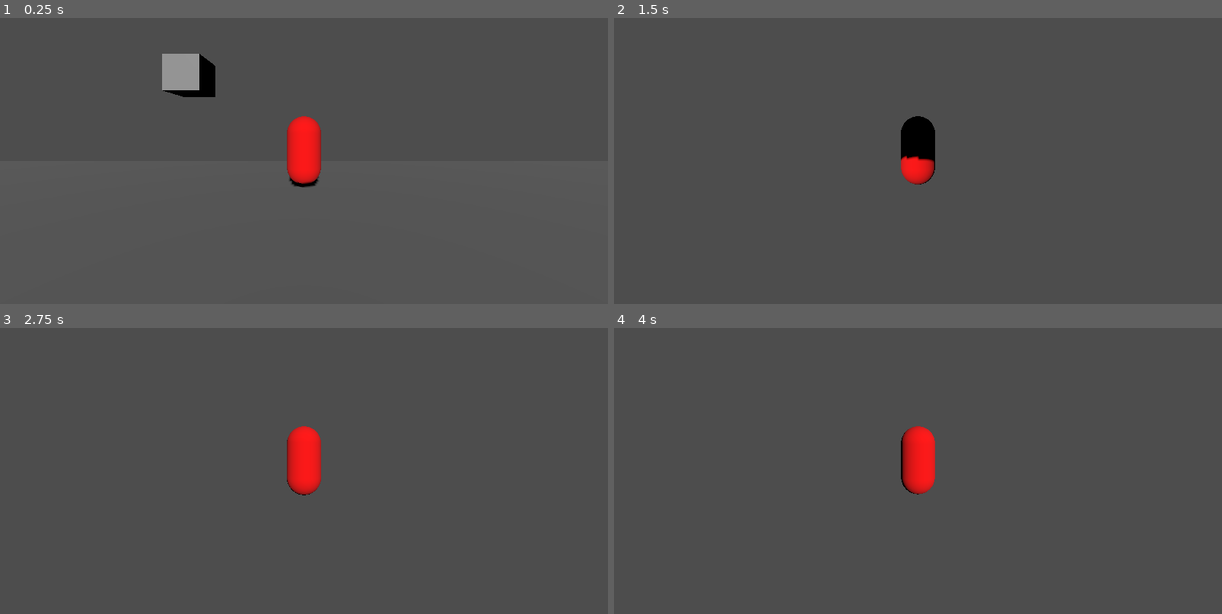
Above: before the commit, frames 1-4 (two rows, left to right).
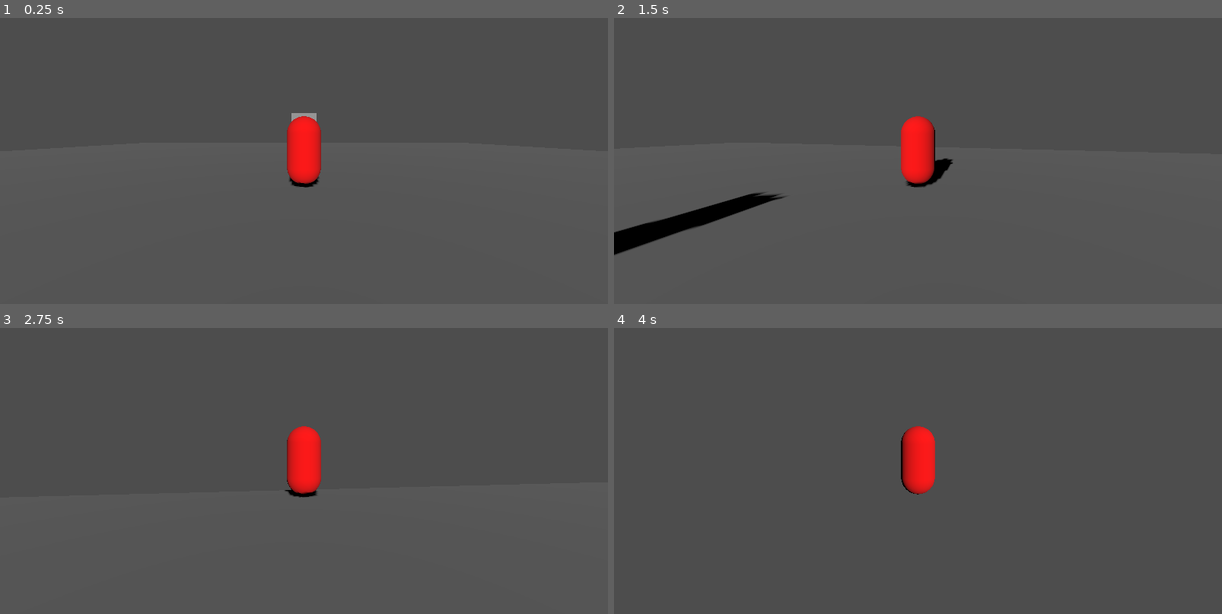
Above: after the commit, the same moments.

Repository: ZweiEuro/high_perf_cg
Game: Godot game, scene res://main_scene.tscn
Two runs of this game, one before a commit and one after it. Both use one fixed random seed, a clock stepped at 60 frames per second and the inputs below.
Inputs (mouse positions are in pixels of both pictures, inside the frame that each line leads up to):
- Up to frame 1 (0.25 s): no input
- Up to frame 2 (1.5 s): tap Enter at 0.5 s; move the mouse to (948, 132) at 0.52 s; hold W (Player Forward) from 0.53 s (still down); tap Shift (Dash) at 0.6, 1.35 s; tap Space (Player jump) at 0.77 s; move the mouse to (887, 135) at 1.27 s
- Up to frame 3 (2.75 s): keep holding W (Player Forward); tap Space (Player jump) at 1.52, 2 s; move the mouse to (316, 436) at 2.02 s; tap Shift (Dash) at 2.1 s
- Up to frame 4 (4 s): keep holding W (Player Forward); move the mouse to (911, 448) at 2.77 s; tap Shift (Dash) at 2.85, 3.6 s; tap Space (Player jump) at 3.02, 3.77 s; move the mouse to (960, 448) at 3.52 s

The runs differ from the first frame. In frame 1, 1.3% of the frame differs, in the area x 26-53%, y 12-60%; in frame 2, 2.6%, in the area x 0-56%, y 34-83%; in frame 3, less than 0.1%; in frame 4, less than 0.1%.

Commit message:
Working collision and slightly better walls ?

Diff:
--- /dev/null
+++ b/gameObjects/objects/Box.tscn
@@ -0,0 +1,18 @@
+[gd_scene load_steps=4 format=3 uid="uid://w4utvnmipwxv"]
+
+[sub_resource type="PhysicsMaterial" id="PhysicsMaterial_n3bpb"]
+
+[sub_resource type="BoxMesh" id="BoxMesh_5r8nd"]
+
+[sub_resource type="BoxShape3D" id="BoxShape3D_w36os"]
+
+[node name="Box" type="StaticBody3D"]
+physics_material_override = SubResource("PhysicsMaterial_n3bpb")
+
+[node name="FloorMesh" type="MeshInstance3D" parent="."]
+transform = Transform3D(1, 0, 0, 0, 1, 0, 0, 0, 1, 0, 0, 0)
+mesh = SubResource("BoxMesh_5r8nd")
+
+[node name="CollisionShape3D" type="CollisionShape3D" parent="."]
+transform = Transform3D(1, 0, 0, 0, 1, 0, 0, 0, 1, 0, 0, 0)
+shape = SubResource("BoxShape3D_w36os")
--- /dev/null
+++ b/gameObjects/objects/Flat.tscn
@@ -0,0 +1,19 @@
+[gd_scene load_steps=4 format=3 uid="uid://dxs7cwpwtxhba"]
+
+[sub_resource type="PhysicsMaterial" id="PhysicsMaterial_n3bpb"]
+
+[sub_resource type="QuadMesh" id="QuadMesh_cc6qa"]
+
+[sub_resource type="BoxShape3D" id="BoxShape3D_blfw4"]
+size = Vector3(1, 0, 1)
+
+[node name="Flat" type="StaticBody3D"]
+transform = Transform3D(10, 0, 0, 0, 10, 0, 0, 0, 10, 0, 0, 0)
+physics_material_override = SubResource("PhysicsMaterial_n3bpb")
+
+[node name="FloorMesh" type="MeshInstance3D" parent="."]
+transform = Transform3D(1, 0, 0, 0, -4.37114e-08, 1, 0, -1, -4.37114e-08, 0, 0, 0)
+mesh = SubResource("QuadMesh_cc6qa")
+
+[node name="CollisionShape3D" type="CollisionShape3D" parent="."]
+shape = SubResource("BoxShape3D_blfw4")
--- a/gameObjects/Player.tscn
+++ b/gameObjects/player/Player.tscn
@@ -1,9 +1,9 @@
 [gd_scene load_steps=10 format=3 uid="uid://dutcdtdc0ygky"]
 
-[ext_resource type="Script" path="res://gameObjects/scripts/PlayerMovement.gd" id="2_w2um5"]
-[ext_resource type="Shader" path="res://gameObjects/player.gdshader" id="2_xp7a0"]
-[ext_resource type="Shader" path="res://gameObjects/dustParticles.gdshader" id="3_hk4tg"]
-[ext_resource type="Script" path="res://gameObjects/scripts/CameraMovement.gd" id="3_ub28p"]
+[ext_resource type="Script" path="res://gameObjects/player/scripts/PlayerMovement.gd" id="2_w2um5"]
+[ext_resource type="Shader" path="res://gameObjects/player/player.gdshader" id="2_xp7a0"]
+[ext_resource type="Shader" path="res://gameObjects/player/dustParticles.gdshader" id="3_hk4tg"]
+[ext_resource type="Script" path="res://gameObjects/player/scripts/CameraMovement.gd" id="3_ub28p"]
 
 [sub_resource type="CapsuleShape3D" id="CapsuleShape3D_3rsb5"]
 
@@ -41,7 +41,7 @@
 transform = Transform3D(1, 0, 0, 0, 1, 0, 0, 0, 1, 0, 0.167882, 0.540837)
 emitting = false
 amount = 15
-lifetime = 0.32
+lifetime = 0.3
 one_shot = true
 explosiveness = 1.0
 lifetime_randomness = 1.0
--- a/gameObjects/dustParticles.gdshader
+++ b/gameObjects/player/dustParticles.gdshader
@@ -8,6 +8,7 @@
 	// Called for every pixel the material is visible on.
 
 	  	ALBEDO.rgb *= COLOR.rgb;
+		ALPHA = COLOR.a;
 
 }
 
--- a/gameObjects/scripts/PlayerMovement.gd
+++ b/gameObjects/player/scripts/PlayerMovement.gd
@@ -9,9 +9,10 @@
 var gravity = ProjectSettings.get_setting("physics/3d/default_gravity")
 
 var dash_charges = 3
-var dash_velocity = 50
-var dash_duration = 0.5    # how long the dash should be eased over in seconds
-var timestamp_last_dash = 0.0 # the last time dash was pushed
+var dash_velocity: float = 50
+var dash_duration: float = 0.5    # how long the dash should be eased over in seconds
+var dash_cooldown: float = 5.0;
+var timestamp_last_dash: float = 0.0 # the last time dash was pushed
 
 
 var parent
@@ -35,6 +36,7 @@
 func _process(delta):
 	# set parent position to equal CharacterBody position every frame
 	parent.position = position
+	pass
 
 # from https://easings.net/#easeOutExpo
 func easeOutExpo(x: float)-> float:
@@ -73,8 +75,9 @@
 		var now_ticks_in_s = Time.get_ticks_msec() / 1000.0;
 
 		if Input.is_action_just_pressed("Dash"):
-			timestamp_last_dash = now_ticks_in_s
-			$"DustParticleSpawner".emitting = true
+			if timestamp_last_dash == 0 || (now_ticks_in_s - timestamp_last_dash)  > dash_cooldown:
+				timestamp_last_dash = now_ticks_in_s
+				$"DustParticleSpawner".emitting = true
 
 		var time_since_dash_start = now_ticks_in_s - timestamp_last_dash
 
--- a/main_scene.tscn
+++ b/main_scene.tscn
@@ -1,50 +1,19 @@
-[gd_scene load_steps=7 format=3 uid="uid://fvbbvkl5ed7t"]
+[gd_scene load_steps=4 format=3 uid="uid://fvbbvkl5ed7t"]
 
-[ext_resource type="PackedScene" uid="uid://dutcdtdc0ygky" path="res://gameObjects/Player.tscn" id="1_65sxl"]
-
-[sub_resource type="PhysicsMaterial" id="PhysicsMaterial_n3bpb"]
-
-[sub_resource type="BoxShape3D" id="BoxShape3D_6yj83"]
-size = Vector3(1000, 1, 10)
-
-[sub_resource type="BoxMesh" id="BoxMesh_qkvim"]
-size = Vector3(1000, 1, 10)
-
-[sub_resource type="BoxShape3D" id="BoxShape3D_3h7ss"]
-
-[sub_resource type="BoxMesh" id="BoxMesh_nmq5q"]
+[ext_resource type="PackedScene" uid="uid://dutcdtdc0ygky" path="res://gameObjects/player/Player.tscn" id="1_65sxl"]
+[ext_resource type="PackedScene" uid="uid://w4utvnmipwxv" path="res://gameObjects/objects/Box.tscn" id="2_8jwoa"]
+[ext_resource type="PackedScene" uid="uid://dxs7cwpwtxhba" path="res://gameObjects/objects/Flat.tscn" id="3_xs5ph"]
 
 [node name="Main Scene" type="Node3D"]
 
-[node name="Floor" type="RigidBody3D" parent="."]
-axis_lock_linear_x = true
-axis_lock_linear_y = true
-axis_lock_linear_z = true
-axis_lock_angular_x = true
-axis_lock_angular_y = true
-axis_lock_angular_z = true
-physics_material_override = SubResource("PhysicsMaterial_n3bpb")
-
-[node name="FloorColl" type="CollisionShape3D" parent="Floor"]
-shape = SubResource("BoxShape3D_6yj83")
-
-[node name="FloorMesh" type="MeshInstance3D" parent="Floor/FloorColl"]
-mesh = SubResource("BoxMesh_qkvim")
-skeleton = NodePath("../..")
-
 [node name="DirectionalLight3D" type="DirectionalLight3D" parent="."]
-transform = Transform3D(0.989124, -0.147084, -4.44089e-16, 0.140312, 0.943583, 0.29994, -0.0441165, -0.296678, 0.953958, 0, 0, 0)
+transform = Transform3D(0.989124, -0.147084, 9.00233e-08, 0.140312, 0.943583, 0.29994, -0.0441165, -0.296678, 0.953958, 0, 0, 0)
 shadow_enabled = true
 
-[node name="Block" type="RigidBody3D" parent="."]
-transform = Transform3D(1, 0, 0, 0, 1, 0, 0, 0, 1, -3.33534, 4.52478, 0)
-mass = 0.001
+[node name="Player" parent="." instance=ExtResource("1_65sxl")]
 
-[node name="CollisionShape3D" type="CollisionShape3D" parent="Block"]
-shape = SubResource("BoxShape3D_3h7ss")
+[node name="Box" parent="." instance=ExtResource("2_8jwoa")]
+transform = Transform3D(1, 0, 0, 0, 1, 0, 0, 0, 1, 0, 1.79543, -2.62273)
 
-[node name="MeshInstance3D" type="MeshInstance3D" parent="Block/CollisionShape3D"]
-mesh = SubResource("BoxMesh_nmq5q")
-skeleton = NodePath("")
-
-[node name="Player" parent="." instance=ExtResource("1_65sxl")]
+[node name="Flat" parent="." instance=ExtResource("3_xs5ph")]
+transform = Transform3D(50, 0, 0, 0, 50, 0, 0, 0, 50, 0, 0, 0)
Renamed: gameObjects/player.gdshader -> gameObjects/player/player.gdshader
Renamed: gameObjects/scripts/CameraMovement.gd -> gameObjects/player/scripts/CameraMovement.gd
